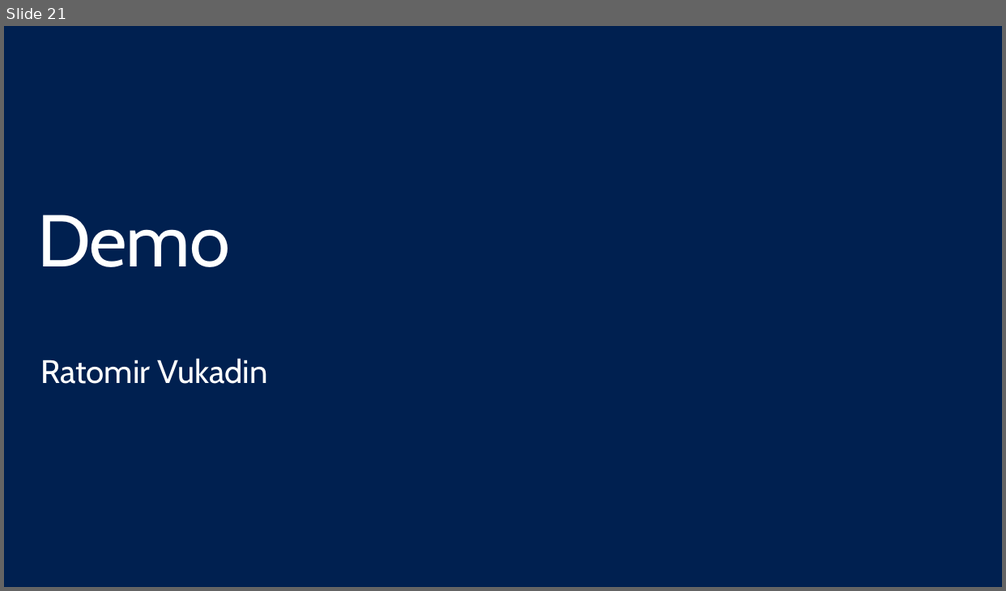
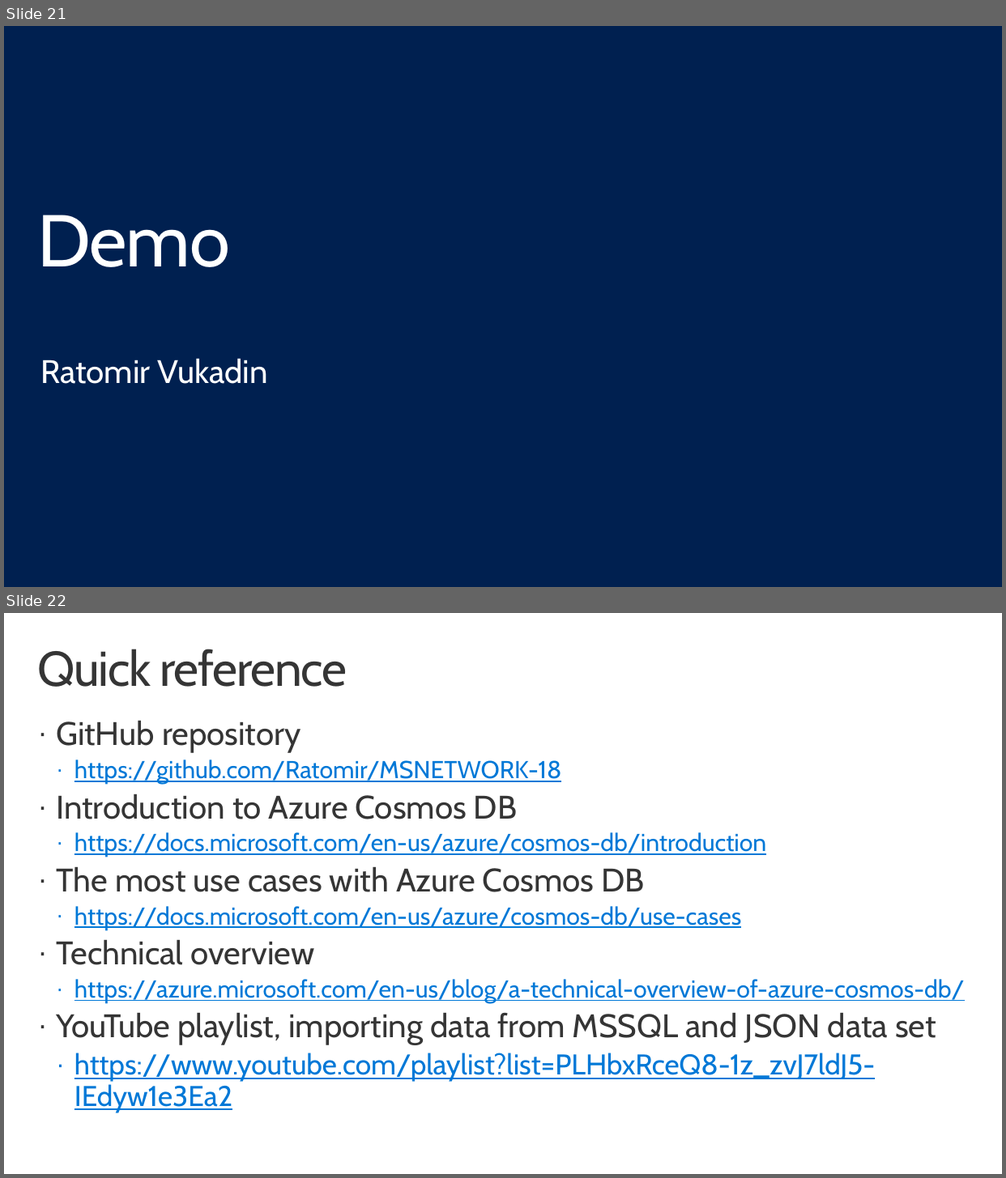
Before and after one commit to Ratomir/MSNETWORK-18, a slide deck: Azure Cosmos DB - Ratomir Vukadin.pptx. Shown one above the other, each under a label of ours: slide 21 before the commit, slides 21 and 22 after it. The pictures are 1006x591 and 1006x1178 pixels, drawn with LibreOffice and Linux fonts; fonts in the diff are those of the drawing; background and template pictures are left out. Boxes give left, top, right and bottom in pixels: in the first picture for what was removed or moved away, otherwise in the second. Text is boxed around its words. In the diff, an @@ line names an element or a change of style, - is before the commit and + after.

```diff
--- a/Azure Cosmos DB - Ratomir Vukadin.pptx
+++ b/Azure Cosmos DB - Ratomir Vukadin.pptx
@@ slide 22 added at box(4, 613, 1002, 1174), background #FFFFFF @@
@@ title added at box(38, 649, 347, 687), 48 pt, text #353535 @@
+Quick reference
@@ text added at box(56, 720, 965, 1113), 24 pt, text #0078D7, underline @@
+· GitHub repository
+  · https://github.com/Ratomir/MSNETWORK-18
+· Introduction to Azure Cosmos DB
+  · https://docs.microsoft.com/en-us/azure/cosmos-db/introduction
+· The most use cases with Azure Cosmos DB
+  · https://docs.microsoft.com/en-us/azure/cosmos-db/use-cases
+· Technical overview
+  · https://azure.microsoft.com/en-us/blog/a-technical-overview-of-azure-cosmos-db/
+· YouTube playlist, importing data from MSSQL and JSON data set
+  · https://www.youtube.com/playlist?list=PLHbxRceQ8-1z_zvJ7ldJ5-IEdyw1e3Ea2
```
Also in this commit, not shown: 1 slide changed.
